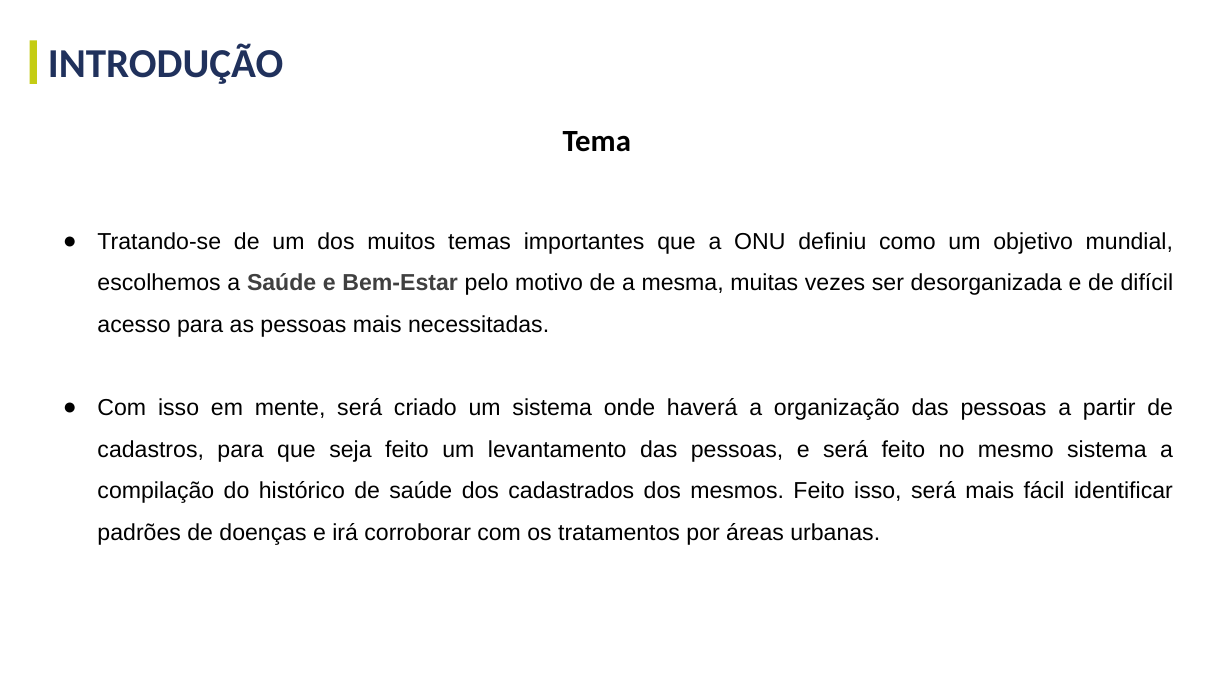
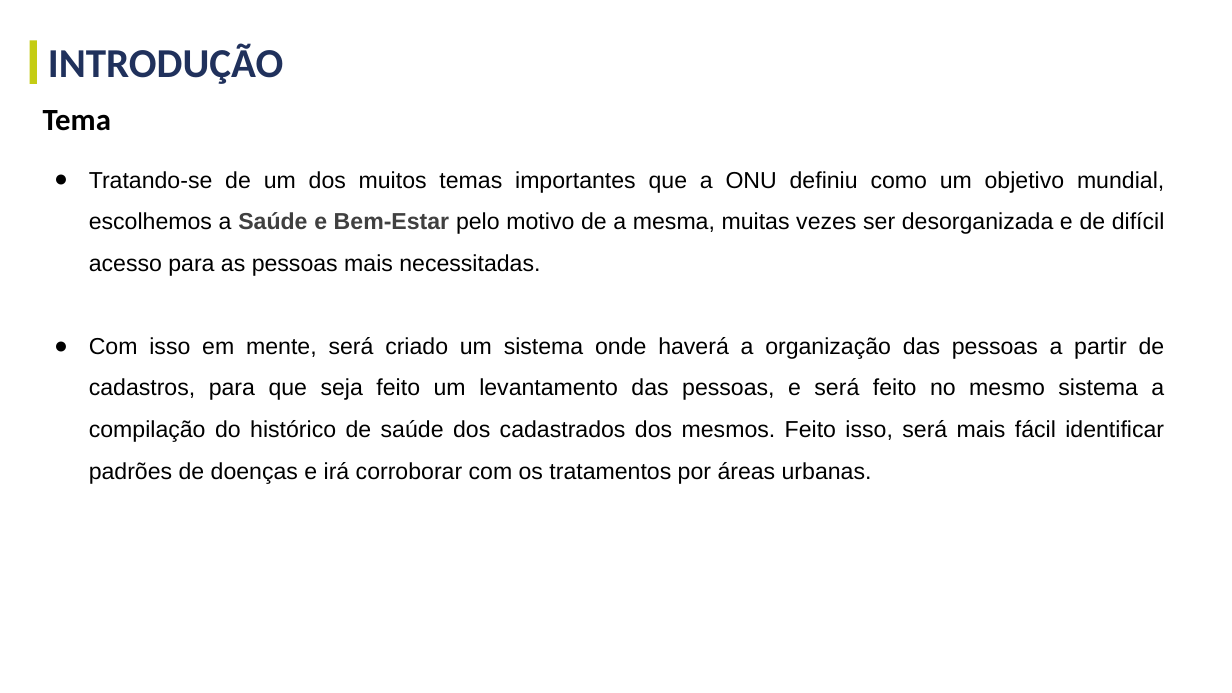
Before and after one commit to GustavoGinoTerezo/projetos-faculdade, a slide deck: slide 3 of terceiro-semestre/documentacao-e-templates/gestao-e-qualidade-de-software/Gestão e Qualidade de SW - Projeto A3 - Template.pptx. Drawn at 1232x693 pixels with LibreOffice and Linux fonts; fonts in the diff are those of the drawing. Boxes give left, top, right and bottom in pixels: in the first picture for what was removed or moved away, otherwise in the second. Text is boxed around its words. In the diff, an @@ line names an element or a change of style, - is before the commit and + after.

```diff
--- a/terceiro-semestre/documentacao-e-templates/gestao-e-qualidade-de-software/Gestão e Qualidade de SW - Projeto A3 - Template.pptx
+++ b/terceiro-semestre/documentacao-e-templates/gestao-e-qualidade-de-software/Gestão e Qualidade de SW - Projeto A3 - Template.pptx
@@ text "Tema": place and size @@
-text "Tema" at (563,131,631,152)
+text "Tema" at (43,110,111,131)
@@ text "Tema" at (43,110,111,131): alignment centre to left @@
@@ text "Tratando-se de um dos muitos ...": place and size @@
-text "Tratando-se de um dos muitos ..." at (97,232,1174,545)
+text "Tratando-se de um dos muitos ..." at (89,171,1165,484)
```
Also in this commit, not shown: 19 other slides changed, 3 slides added, 1 slide removed, 5 other files.
